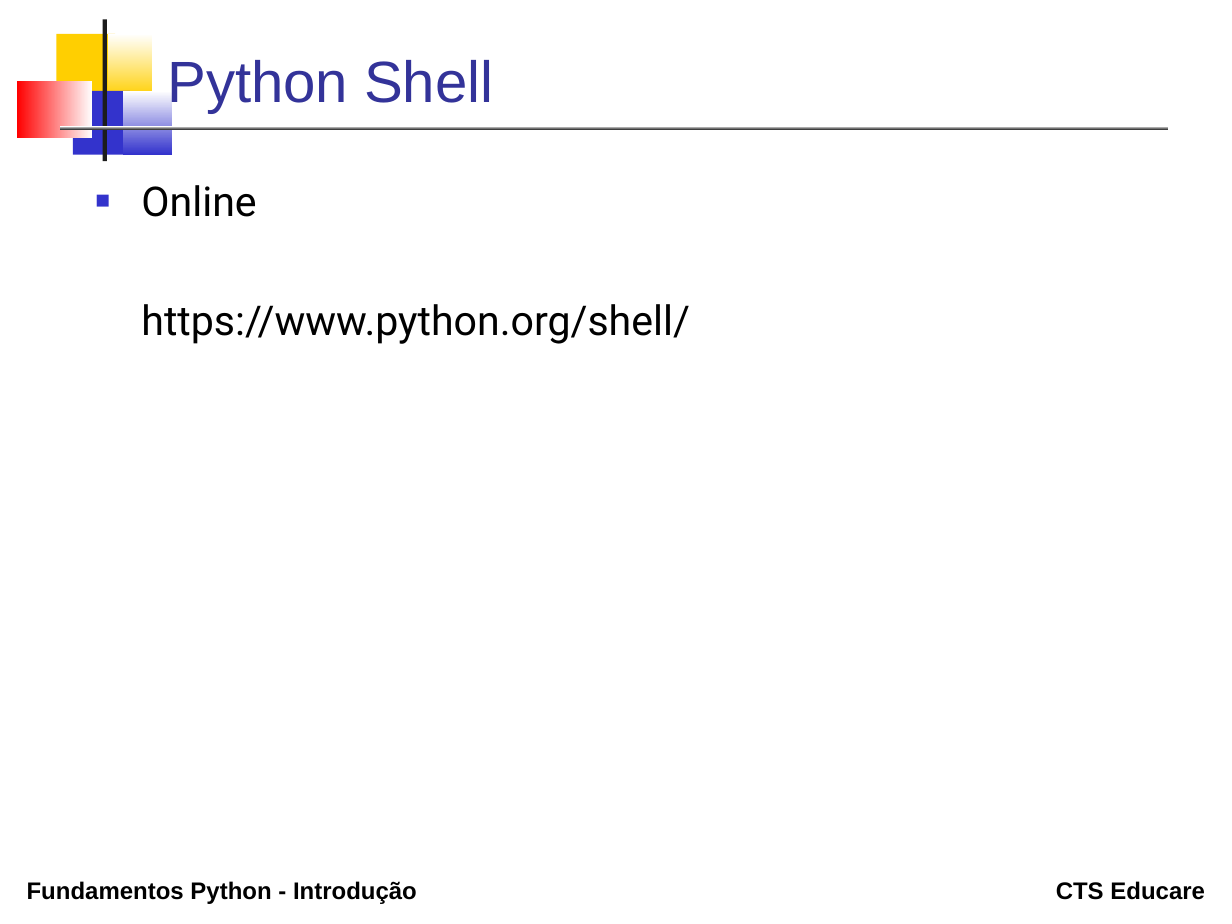
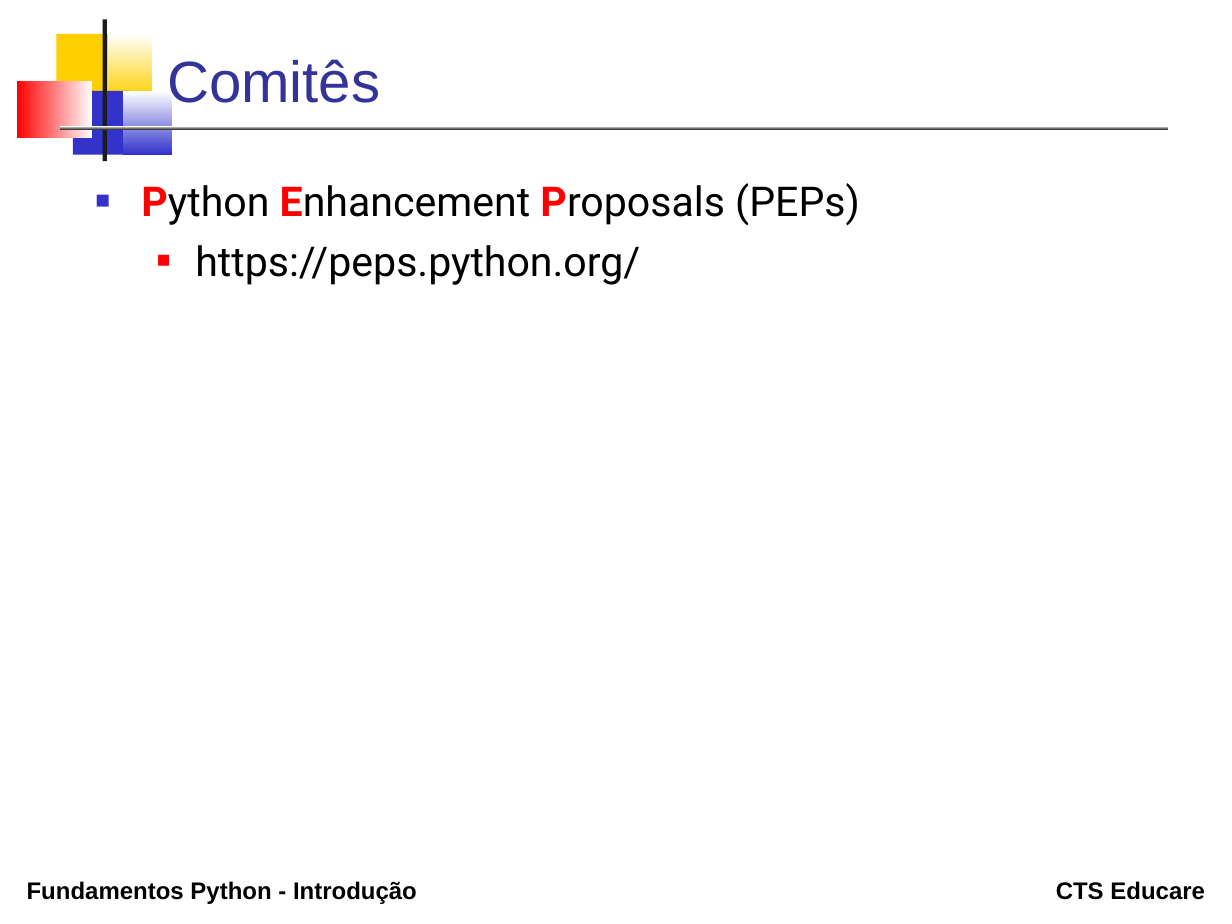
Before and after one commit to erosvitor/curso-python-fundamentos, a slide deck: slide 6 of topicos/01_introducao/Introducao.odp (slide 12 before the commit). Drawn at 1232x924 pixels with LibreOffice and Linux fonts; fonts in the diff are those of the drawing. Boxes give left, top, right and bottom in pixels: in the first picture for what was removed or moved away, otherwise in the second. Text is boxed around its words. In the diff, an @@ line names an element or a change of style, - is before the commit and + after.

```diff
--- a/topicos/01_introducao/Introducao.odp
+++ b/topicos/01_introducao/Introducao.odp
@@ title at bbox=[167, 59, 380, 113]: text changed @@
-Python Shell
+Comitês
@@ text at bbox=[141, 183, 860, 285]: text changed @@
-■ Online
-https://www.python.org/shell/
+■ Python Enhancement Proposals (PEPs)
+  ■ https://peps.python.org/
```
Also in this commit, not shown: 3 other slides changed, 2 slides added, 7 slides removed, 14 other files.
